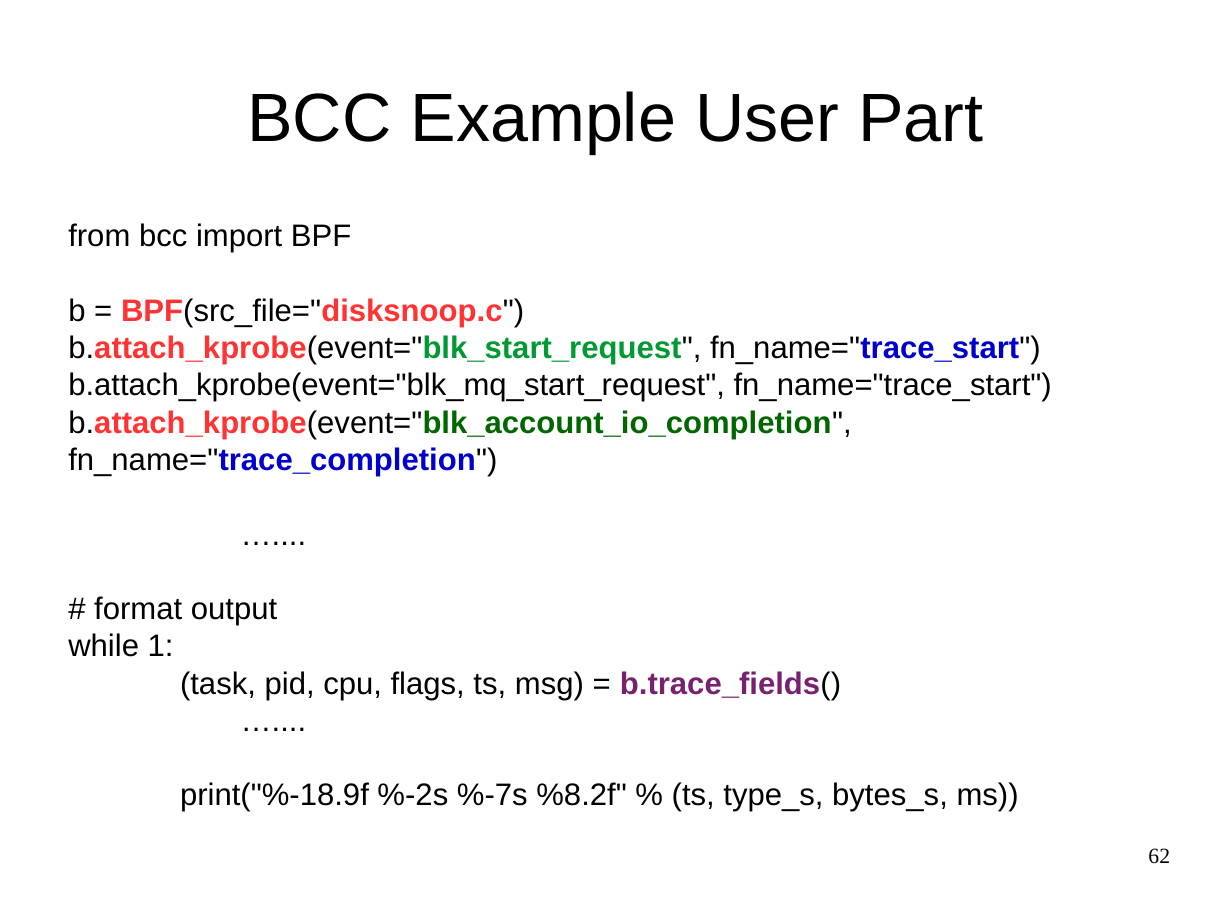
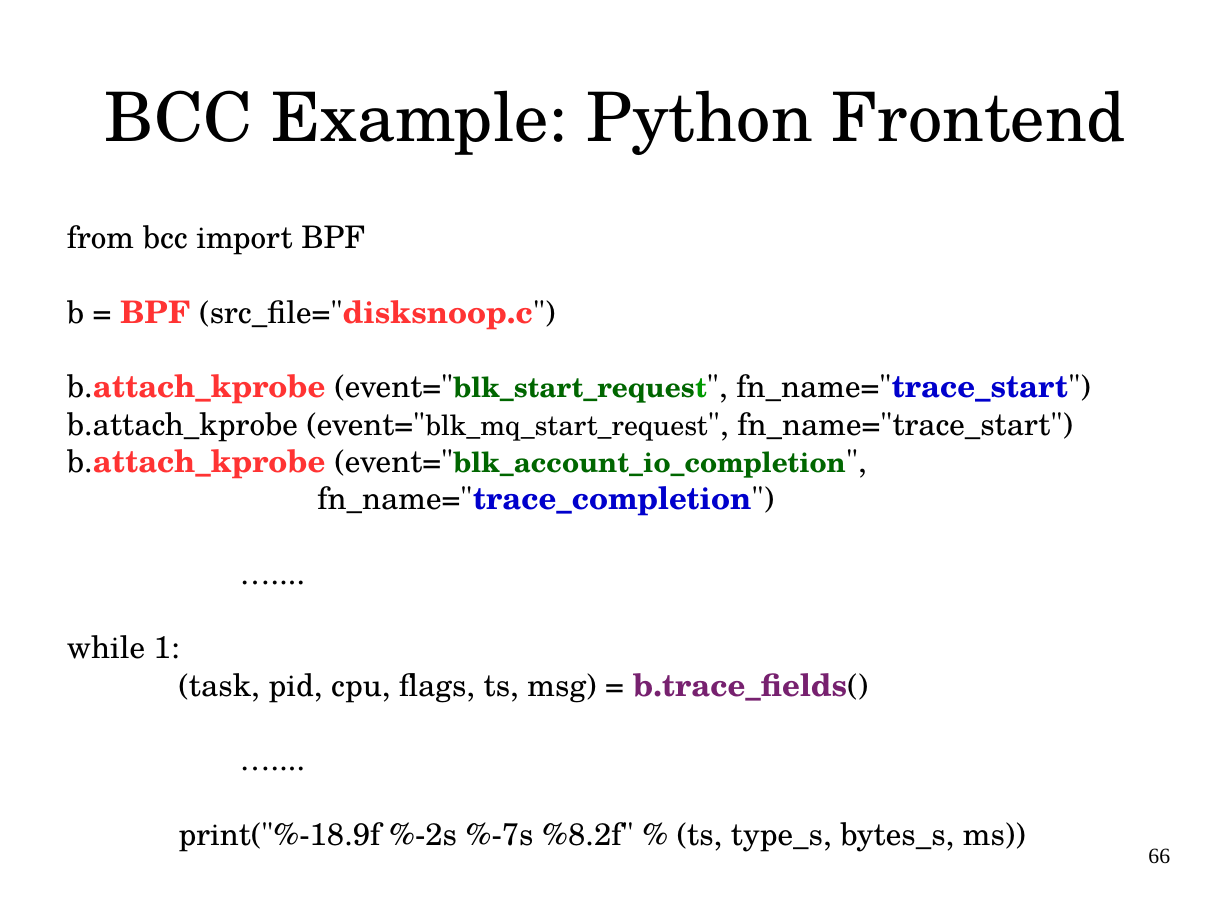
Before and after one commit to vh21/documents, a slide deck: slide 66 of linux/meet-cute-between-ebpf-and-kernel-tracing.odp (slide 62 before the commit). Drawn at 1232x924 pixels with LibreOffice and Linux fonts; fonts in the diff are those of the drawing. Boxes give left, top, right and bottom in pixels: in the first picture for what was removed or moved away, otherwise in the second. Text is boxed around its words. In the diff, an @@ line names an element or a change of style, - is before the commit and + after.

```diff
--- a/linux/meet-cute-between-ebpf-and-kernel-tracing.odp
+++ b/linux/meet-cute-between-ebpf-and-kernel-tracing.odp
@@ title at (x1=105, y1=90, x2=1126, y2=155): text changed; font Arial to TeX Gyre Schola @@
-BCC Example User Part
+BCC Example: Python Frontend
@@ text at (x1=67, y1=225, x2=1026, y2=852): font Arial to TeX Gyre Schola in "from bcc import BPF", "…....", "while 1:", "(task, pid, cpu, flags, ts, msg) = ..." and 2 more places @@
@@ text at (x1=67, y1=300, x2=1090, y2=516): text changed; font Arial to TeX Gyre Schola @@
-b = BPF(src_file="disksnoop.c")
-b.attach_kprobe(event="blk_start_request", fn_name="trace_start")
-b.attach_kprobe(event="blk_mq_start_request", fn_name="trace_start")
-b.attach_kprobe(event="blk_account_io_completion", fn_name="trace_completion")
+b = BPF (src_file="disksnoop.c")
+b.attach_kprobe (event="blk_start_request", fn_name="trace_start")
+b.attach_kprobe (event="blk_mq_start_request", fn_name="trace_start")
+b.attach_kprobe (event="blk_account_io_completion",
+fn_name="trace_completion")
@@ text at (x1=94, y1=596, x2=277, y2=625): paragraph removed @@
-# format output
@@ page number at (x1=1148, y1=848, x2=1170, y2=864): text changed @@
-62
+66
```
Also in this commit, not shown: 65 other slides changed, 7 slides added, 2 slides removed, 3 other files.
